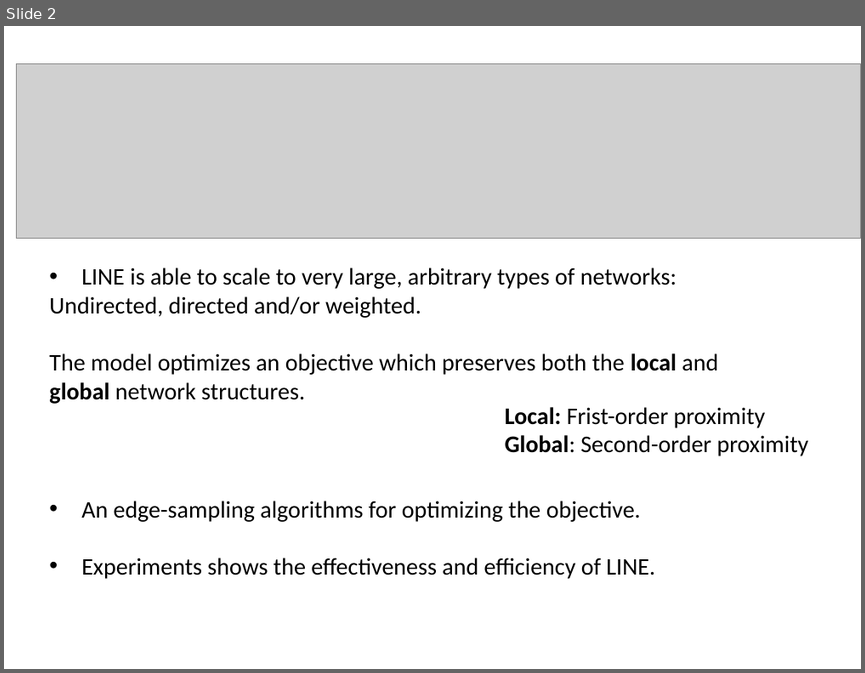
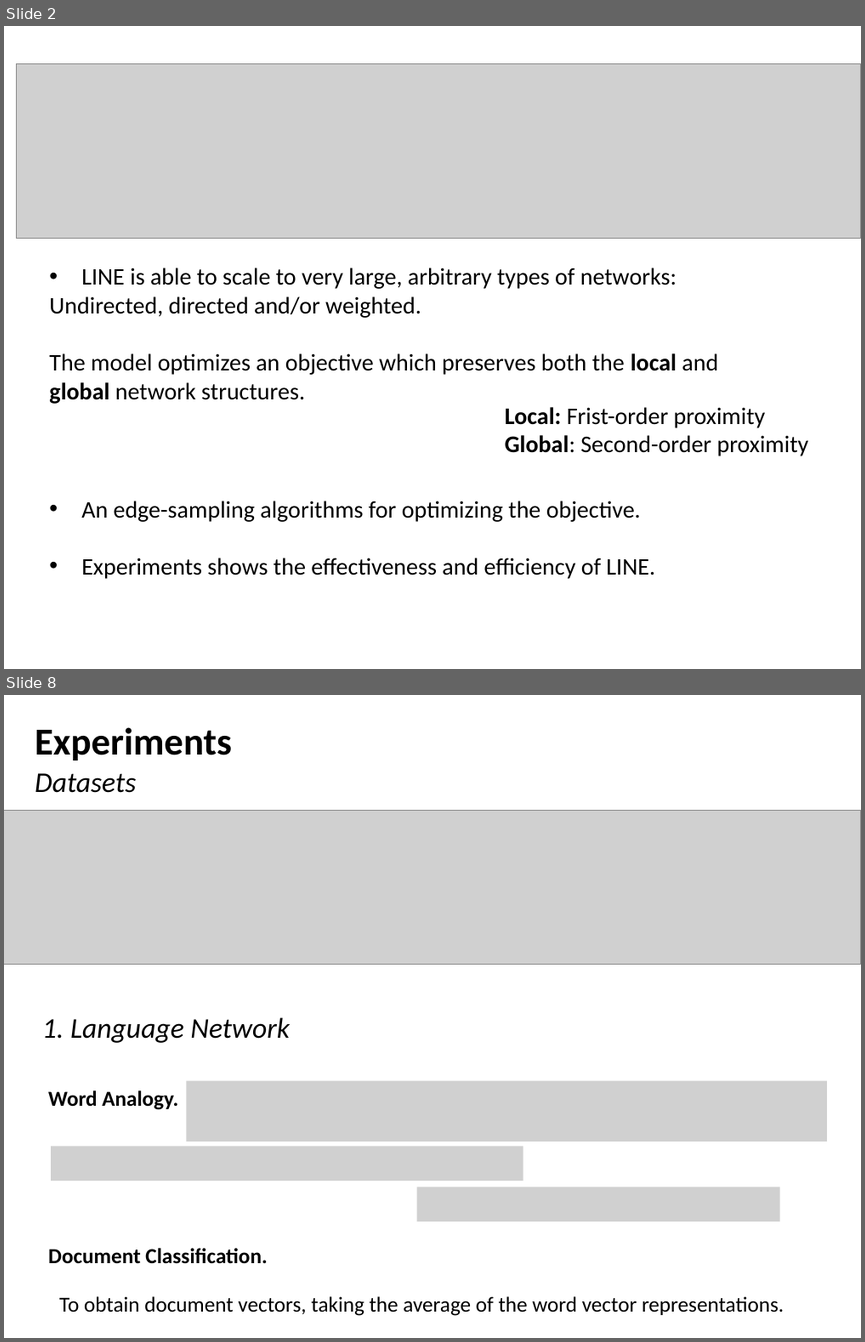
Before and after one commit to Tigerrr07/GNN-tiger, a slide deck: 3_LINE/LINE.pptx. Shown one above the other, each under a label of ours: slide 2 before the commit, slides 2 and 8 after it; the slides between them are not shown. The pictures are 865x673 and 865x1342 pixels, drawn with LibreOffice and Linux fonts; fonts in the diff are those of the drawing; grey boxes stand for pictures. Boxes give left, top, right and bottom in pixels: in the first picture for what was removed or moved away, otherwise in the second. Text is boxed around its words. In the diff, an @@ line names an element or a change of style, - is before the commit and + after.

```diff
--- a/3_LINE/LINE.pptx
+++ b/3_LINE/LINE.pptx
@@ slide 8 added at (4,695,861,1338), background #FFFFFF @@
@@ text added at (35,727,232,760), 32 pt, text #000000, bold @@
+Experiments
@@ text added at (35,773,136,793), 24 pt, text #000000, italic @@
+Datasets
@@ picture added at (4,810,860,964) @@
@@ text added at (42,1017,290,1043), 24 pt, text #000000, italic @@
+1. Language Network
@@ text added at (48,1090,178,1110), 18 pt, text #000000, bold @@
+Word Analogy.
@@ picture added at (187,1081,828,1141) @@
@@ picture added at (51,1145,523,1180) @@
@@ picture added at (417,1187,780,1221) @@
@@ text added at (48,1247,267,1264), 18 pt, text #000000, bold @@
+Document Classification.
@@ text added at (59,1296,783,1315), 18 pt, text #000000 @@
+To obtain document vectors, taking the average of the word vector representations.
```
Also in this commit, not shown: 2 slides changed, 4 other slides added, 3 other files.
